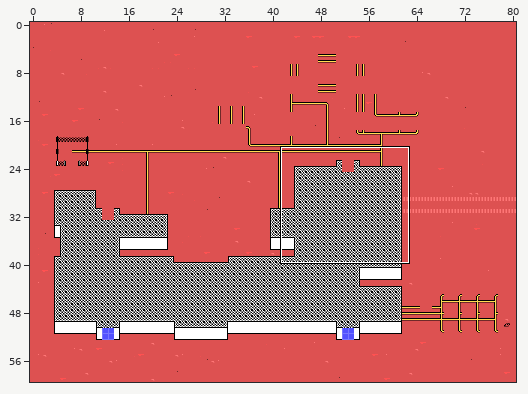
An edit to a level. Tiled map, data/map2-base-outdoors.tmx. Above: a wide view before the commit, with the close-up outlined.
Close-up. Earlier state:
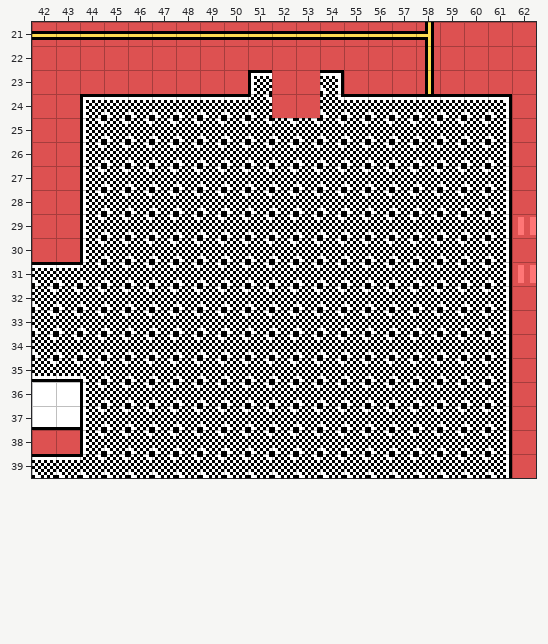
Cells are 8x8 px. Shown: x 42..62, y 21..39. The commit also changed other parts of the map, which this record leaves out.
The same view after the edit:
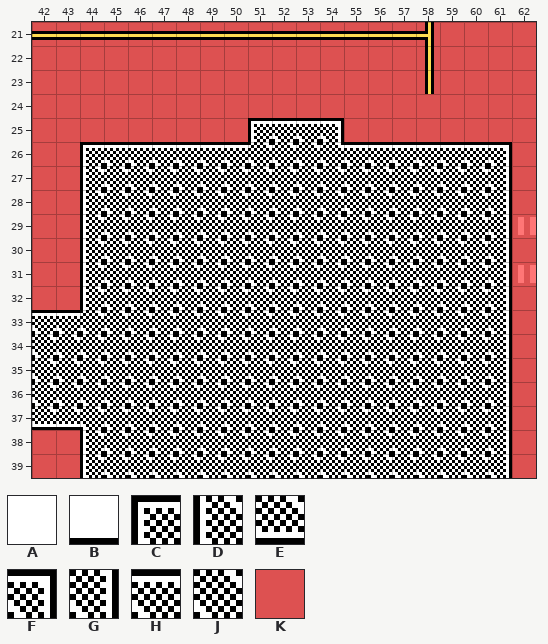
Key: from "background": A 32, B 64, C 102, D 103, E 107, F 108, G 109, H 110, J 111, K 452.
_ is an empty cell, # one hidden under a higher layer.
The exact change:
{"where": "layer \"height 0\""}
{"y":24,"x":51,"old":"#","new":"K"}
{"y":24,"x":54,"old":"#","new":"K"}
{"y":25,"x":44,"old":"##################","new":"KKKKKKKCHHFKKKKKKK"}
{"y":26,"x":44,"old":"#######","new":"CHHHHHH"}
{"y":26,"x":55,"old":"#######","new":"HHHHHHF"}
{"y":31,"x":44,"old":"#","new":"D"}
{"y":32,"x":42,"old":"###","new":"KKD"}
{"y":33,"x":42,"old":"##","new":"HH"}
{"y":37,"x":42,"old":"BB","new":"EE"}
{"y":39,"x":44,"old":"#","new":"D"}
{"where": "layer \"height 1\" (removed)"}
{"y":25,"x":45,"old":"#######","new":"_______"}
{"y":25,"x":54,"old":"#######","new":"_______"}
{"y":32,"x":42,"old":"###","new":"___"}
{"y":36,"x":42,"old":"AA","new":"__"}
{"where": "layer \"height 2\" (removed)"}
{"y":23,"x":51,"old":"C","new":"_"}
{"y":23,"x":54,"old":"F","new":"_"}
{"y":24,"x":44,"old":"CHHHHHHJ","new":"________"}
{"y":24,"x":54,"old":"JHHHHHHF","new":"________"}
{"y":25,"x":44,"old":"DJJJJJJJJJJJJJJJJG","new":"__________________"}
{"y":26,"x":44,"old":"DJJJJJJ","new":"_______"}
{"y":26,"x":55,"old":"JJJJJJG","new":"_______"}
{"y":31,"x":42,"old":"HHJ","new":"___"}
{"y":32,"x":42,"old":"JJJ","new":"___"}
{"y":33,"x":42,"old":"JJ","new":"__"}
{"y":35,"x":42,"old":"EE","new":"__"}
{"y":36,"x":44,"old":"D","new":"_"}
{"y":37,"x":44,"old":"D","new":"_"}
{"y":39,"x":42,"old":"HHJ","new":"___"}
{"label":"changed","picture_box":[80,70,512,148]}
{"label":"changed","picture_box":[32,262,86,316]}
{"label":"changed","picture_box":[32,376,86,427]}
{"label":"changed","picture_box":[32,454,86,478]}
